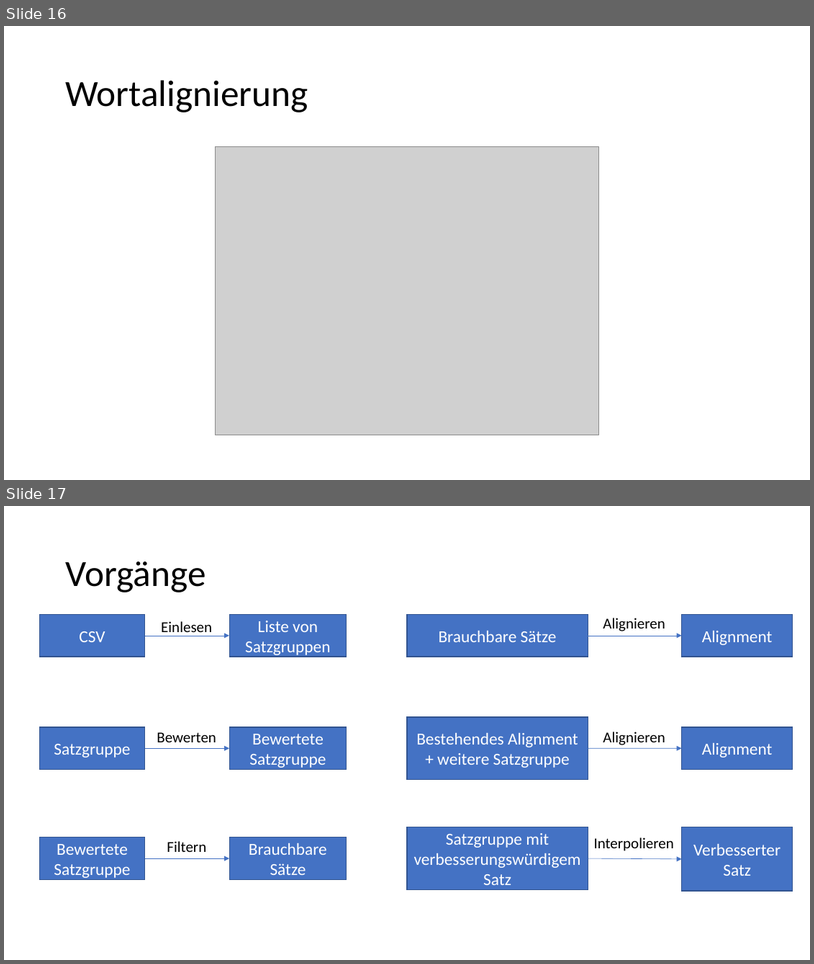
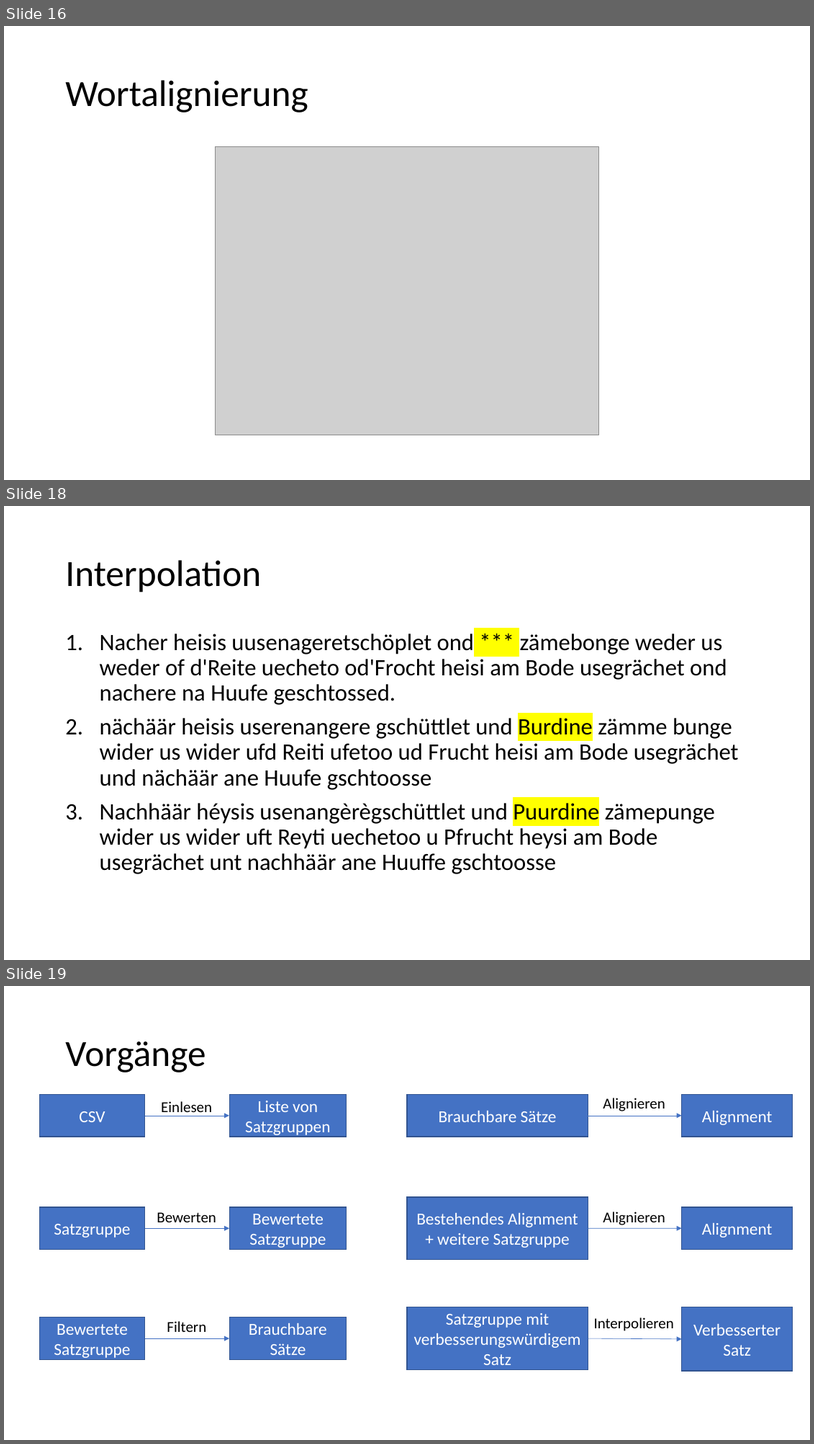
Before and after one commit to 837/ip5-nlp-ch, a slide deck: doc/IP5_Presentation.pptx. Shown one above the other, each under a label of ours: slides 16 and 17 before the commit, slides 16, 18 and 19 after it; the slides between them are not shown. The pictures are 814x964 and 814x1444 pixels, drawn with LibreOffice and Linux fonts; fonts in the diff are those of the drawing; grey boxes stand for pictures. Boxes give left, top, right and bottom in pixels: in the first picture for what was removed or moved away, otherwise in the second. Text is boxed around its words. In the diff, an @@ line names an element or a change of style, - is before the commit and + after.

```diff
--- a/doc/IP5_Presentation.pptx
+++ b/doc/IP5_Presentation.pptx
@@ slide 18 added at (4,506,810,960), background #FFFFFF @@
@@ title added at (65,560,261,592), 44 pt, text #000000 @@
+Interpolation
@@ text added at (100,633,739,874), 28 pt, text #000000 @@
+1. Nacher heisis uusenageretschöplet ond *** zämebonge weder us weder of d'Reite uecheto od'Frocht heisi am Bode usegrächet ond nachere na Huufe geschtossed.
+2. nächäär heisis userenangere gschüttlet und Burdine zämme bunge wider us wider ufd Reiti ufetoo ud Frucht heisi am Bode usegrächet und nächäär ane Huufe gschtoosse
+3. Nachhäär héysis usenangèrègschüttlet und Puurdine zämepunge wider us wider uft Reyti uechetoo u Pfrucht heysi am Bode usegrächet unt nachhäär ane Huuffe gschtoosse
@@ what was slide 17 is now slide 19 @@
```
Also in this commit, not shown: 4 other slides added.
